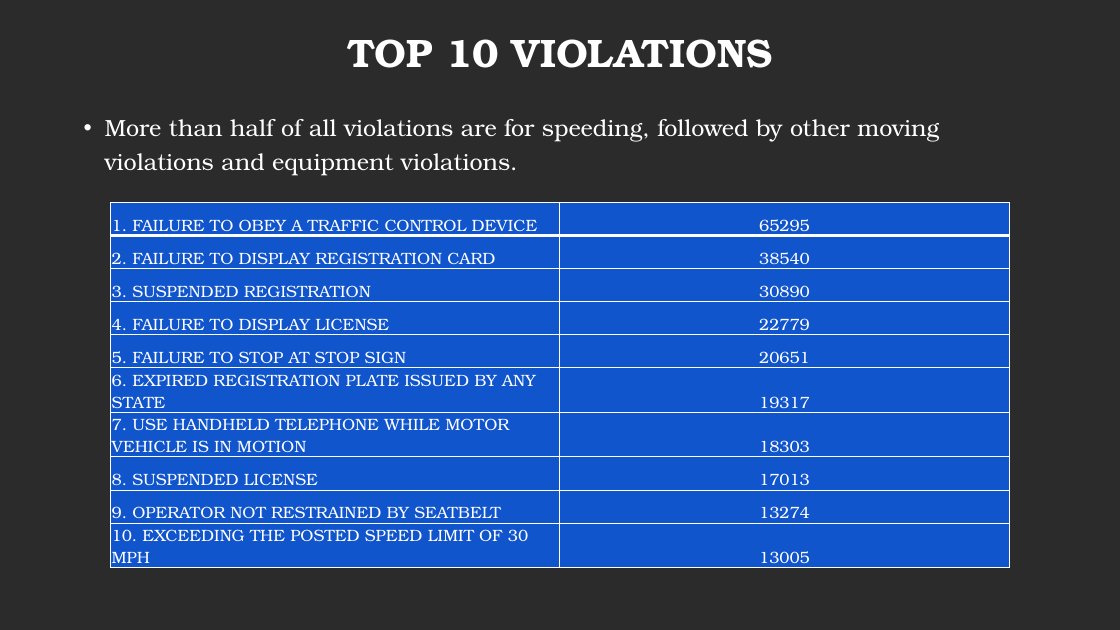
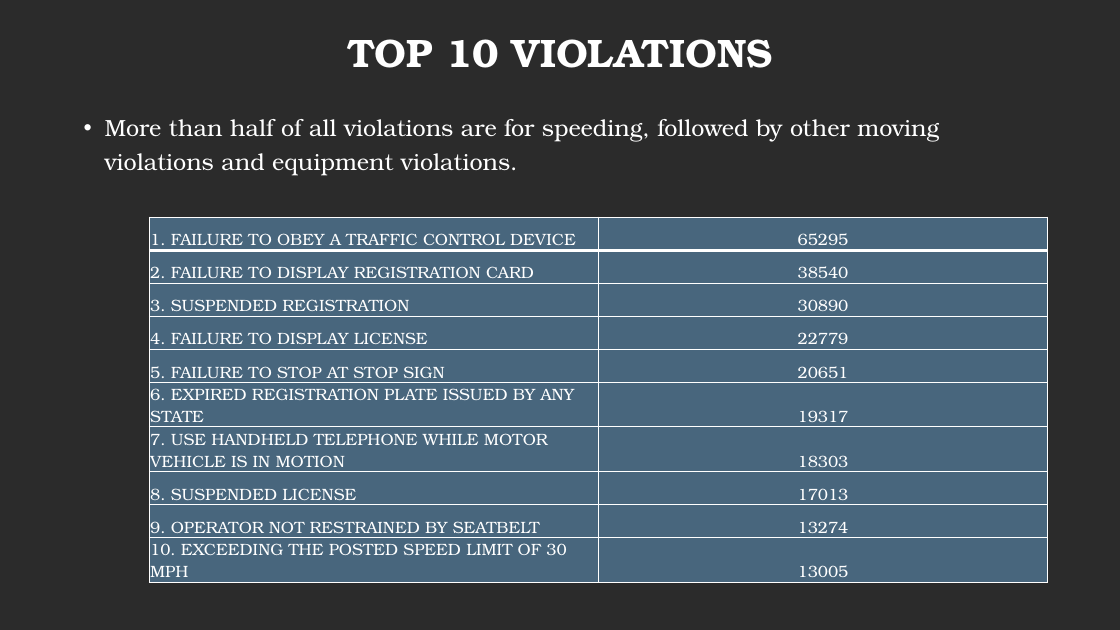
Before and after one commit to bhaveshnema/Project-Traffic-Violations, a slide deck: slide 14 of TeamProject1_TrafficViolationMD.pptx (slide 13 before the commit). Drawn at 1120x630 pixels with LibreOffice and Linux fonts; fonts in the diff are those of the drawing; background and template pictures are left out; a plain dark background stands for a picture behind light text. Boxes give left, top, right and bottom in pixels: in the first picture for what was removed or moved away, otherwise in the second. Text is boxed around its words. In the diff, an @@ line names an element or a change of style, - is before the commit and + after.

```diff
--- a/TeamProject1_TrafficViolationMD.pptx
+++ b/TeamProject1_TrafficViolationMD.pptx
@@ table at box(150, 218, 1049, 581) @@
@@ fill #1155CC to #649FCC at 51% opacity in 20 cells @@
@@ table: place and size @@
-table at box(111, 202, 1010, 572)
+table at box(150, 218, 1049, 581)
```
Also in this commit, not shown: 5 other slides changed, 2 slides added, 1 slide removed.
